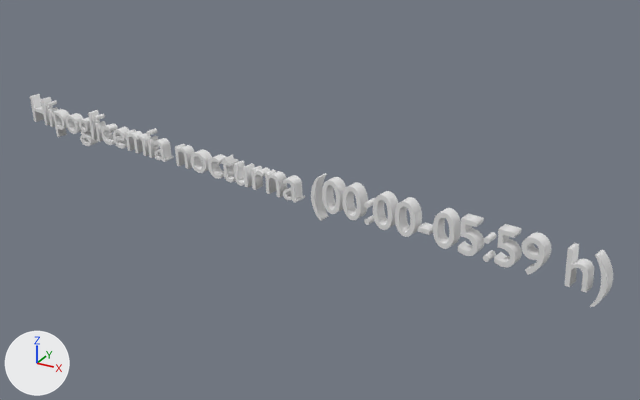
Before and after pictures for a commit that changed the Blender file Medical/Assets/Modelos Blender RA/grafico 2 listo del cap 7/archivos de blender/ReduccionComparable_.blend.
Rendered twice from a camera (50 mm lens) standing at (11.36, -12.97, 7.79) and looking at (3.16, 1.95, 0.33). Arrows for +X, +Y and +Z are at lower left; the lights stay in place.

Objects in the first picture: 'Text'.
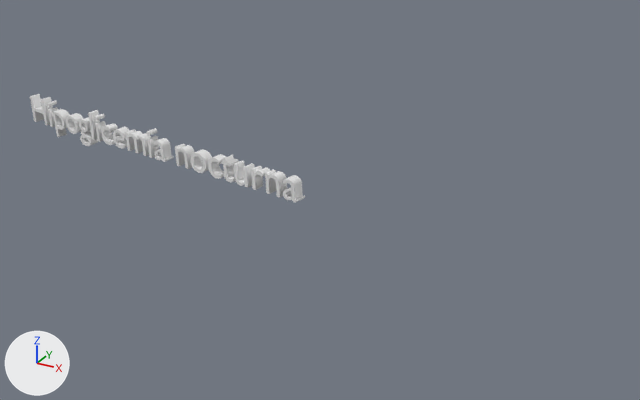
Location of each change, (x1, y1, x2, y2) in pixels of the pictures (640 x 400 px):
'Text', text changed
    before: (30, 94, 613, 307)
    after: (30, 94, 305, 203)

Edits to the bpy script that builds the scene:
```text
Change txt_text:
    txt_text.body: 'Hipoglicemia nocturna (00:00-05:59 h)' -> 'Hipoglicemia nocturna'
```
